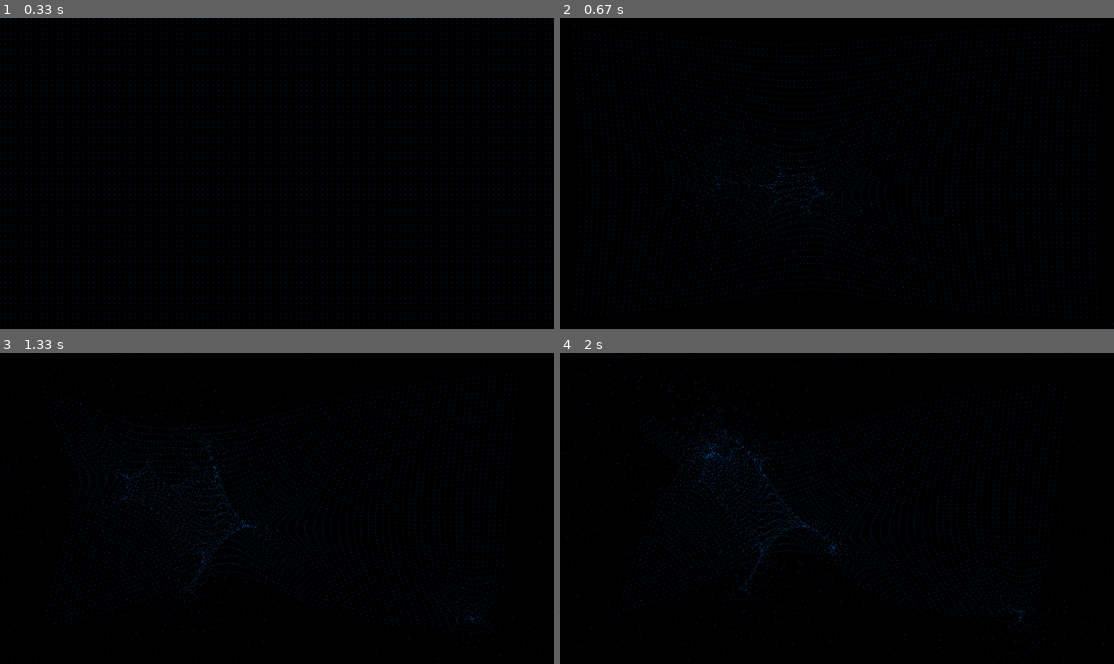
Above: before the commit, frames 1-4 (two rows, left to right).
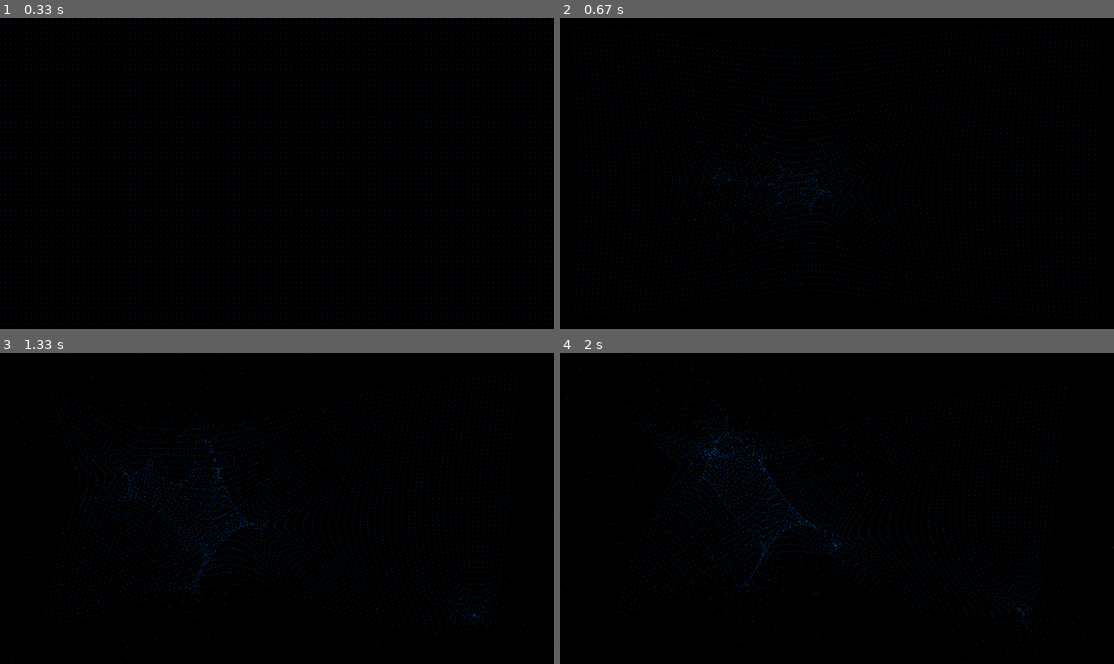
Above: after the commit, the same moments.

Repository: jnccd/sc-workshops
Game: pygame game, started from my-stuff/8particles2.py
Two runs of this game, one before a commit and one after it. Both use one fixed random seed, a clock stepped at 60 frames per second and the inputs below.
Inputs (mouse positions are in pixels of both pictures, inside the frame that each line leads up to):
- Up to frame 1 (0.33 s): no input
- Up to frame 2 (0.67 s): press the mouse at (837, 195) at 0.37 s; move the mouse to (770, 185) at 0.47 s; release the mouse at (704, 176) at 0.6 s
- Up to frame 3 (1.33 s): click (105, 461) at 0.72 s; click (481, 617) at 1.08 s
- Up to frame 4 (2 s): click (704, 446) at 1.58 s; click (837, 545) at 1.92 s

Frame 1 is identical in both runs. In frame 2, 3.4% of the frame differs, in the area x 2-100%, y 0-100%; in frame 3, 4.2%, in the area x 0-100%, y 0-100%; in frame 4, 4.2%.

Commit message:
Further specify later lessons

Diff:
--- /dev/null
+++ b/my-stuff/7pygame2-movement.py
@@ -0,0 +1,26 @@
+from math import cos, sin
+import pygame, sys
+
+pygame.init()
+s_width = 1280
+s_height = 720
+screen = pygame.display.set_mode((1280, 720))
+pgclock = pygame.time.Clock()
+
+r_width = 600
+r_height = 300
+
+clock = 0
+while True:
+    for event in pygame.event.get():
+        if event.type == pygame.QUIT:
+            sys.exit()
+
+    screen.fill((0, 0, 0))
+    pygame.draw.rect(screen, (0, (sin(clock / 10) + 1) * 127, 255),
+                     (s_width / 2 + cos(clock / 10) * 200 - r_width / 2,
+                      s_height / 2 + sin(clock / 10) * 100 - r_height / 2, r_width, r_height))
+    pygame.display.update()
+
+    pgclock.tick(60)
+    clock += 1
--- /dev/null
+++ b/my-stuff/7pygame3-advanced.py
@@ -0,0 +1,32 @@
+from math import cos, sin
+import pygame, sys
+
+pygame.init()
+s_width = 1280
+s_height = 720
+screen = pygame.display.set_mode((1280, 720))
+pgclock = pygame.time.Clock()
+
+r_width = 60
+r_height = 30
+
+clock = 0
+while True:
+    for event in pygame.event.get():
+        if event.type == pygame.QUIT:
+            sys.exit()
+
+    screen.fill((0, 0, 0))
+    pygame.draw.rect(screen, (0, (sin(clock / 10) + 1) * 127, 255),
+                     (s_width / 2 + cos(clock / 10) * 80 - r_width / 2,
+                      s_height / 2 + sin(clock / 10) * 40 - r_height / 2, r_width, r_height))
+    pygame.draw.rect(screen, (0, (sin(clock / 10 + 5) + 1) * 127, 255),
+                     (s_width / 2 + 100 + cos(clock / 10 + 5) * 80 - r_width / 2,
+                      s_height / 2 + sin(clock / 10 + 5) * 40 - r_height / 2, r_width, r_height))
+    pygame.draw.rect(screen, (0, (sin(clock / 10 - 5) + 1) * 127, 255),
+                     (s_width / 2 - 100 + cos(clock / 10 - 5) * 80 - r_width / 2,
+                      s_height / 2 + sin(clock / 10 - 5) * 40 - r_height / 2, r_width, r_height))
+    pygame.display.update()
+
+    pgclock.tick(60)
+    clock += 1
--- /dev/null
+++ b/my-stuff/8particles-base.py
@@ -0,0 +1,46 @@
+import pygame, sys
+from pygame import Vector2
+
+pygame.init()
+screen = pygame.display.set_mode((1280, 720))
+pgclock = pygame.time.Clock()
+
+class Particle:
+    def __init__(self, x, y):
+        self.pos = Vector2(x, y)
+        self.vel = Vector2(0, 0)
+
+    def update(self):
+        self.pos += self.vel
+
+    def get_pulled_to(self, target_vec):
+        diff = self.pos - target_vec
+        if (diff.length_squared() > 0):
+            self.vel -= diff * (200 / (diff*diff))
+
+particles = []
+for x in range(0, screen.get_width(), 12):
+    for y in range(0, screen.get_height(), 12):
+        particles.append(Particle(x, y))
+
+while True:
+    screen.fill((0, 0, 0))
+
+    # Control
+    for event in pygame.event.get():
+        if event.type == pygame.QUIT:
+            sys.exit()
+    if pygame.mouse.get_pressed(3)[0]:
+        for p in particles:
+            p.get_pulled_to(pygame.mouse.get_pos())
+
+    # Logic
+    for p in particles:
+        p.update()
+
+    # Drawing
+    for p in particles:
+        pygame.draw.rect(screen, (10,125,255), (p.pos.x, p.pos.y, 1, 1))
+
+    pygame.display.update()
+    pgclock.tick(60)
--- a/my-stuff/8particles.py
+++ b/my-stuff/8particles2.py
@@ -25,7 +25,7 @@
         self.vel *= 0.96
 
     def get_pulled_to(self, target_vec):
-        diff = self.pos - target_vec + Vector2(5,-5)
+        diff = self.pos - target_vec
         if (diff.length_squared() > 0):
             self.vel -= diff * (200 / (diff*diff))
 
--- /dev/null
+++ b/my-stuff/9sc-print-board.py
@@ -0,0 +1,28 @@
+from socha import *
+
+class Logic(IClientHandler):
+    gameState: GameState
+
+    def calculate_move(self) -> Move:
+        possibleMoves = self.gameState.possible_moves
+
+        # Print board
+        for y in range(0,8):
+            for x in range(0,8):
+                f = self.gameState.board.get_field(Coordinate(x,y, False))
+                if f.get_fish() is None:
+                    print(f.get_team().color()[0], end="")
+                else:
+                    print(f.get_fish(), end="")
+            print("")
+
+        return possibleMoves[0]
+
+    def on_update(self, state: GameState):
+        self.gameState = state
+
+    def on_error(self, logMessage: str):
+        ...
+
+if __name__ == "__main__":
+    Starter(Logic())
Renamed: my-stuff/9sc.py -> my-stuff/9sc2-future.py
